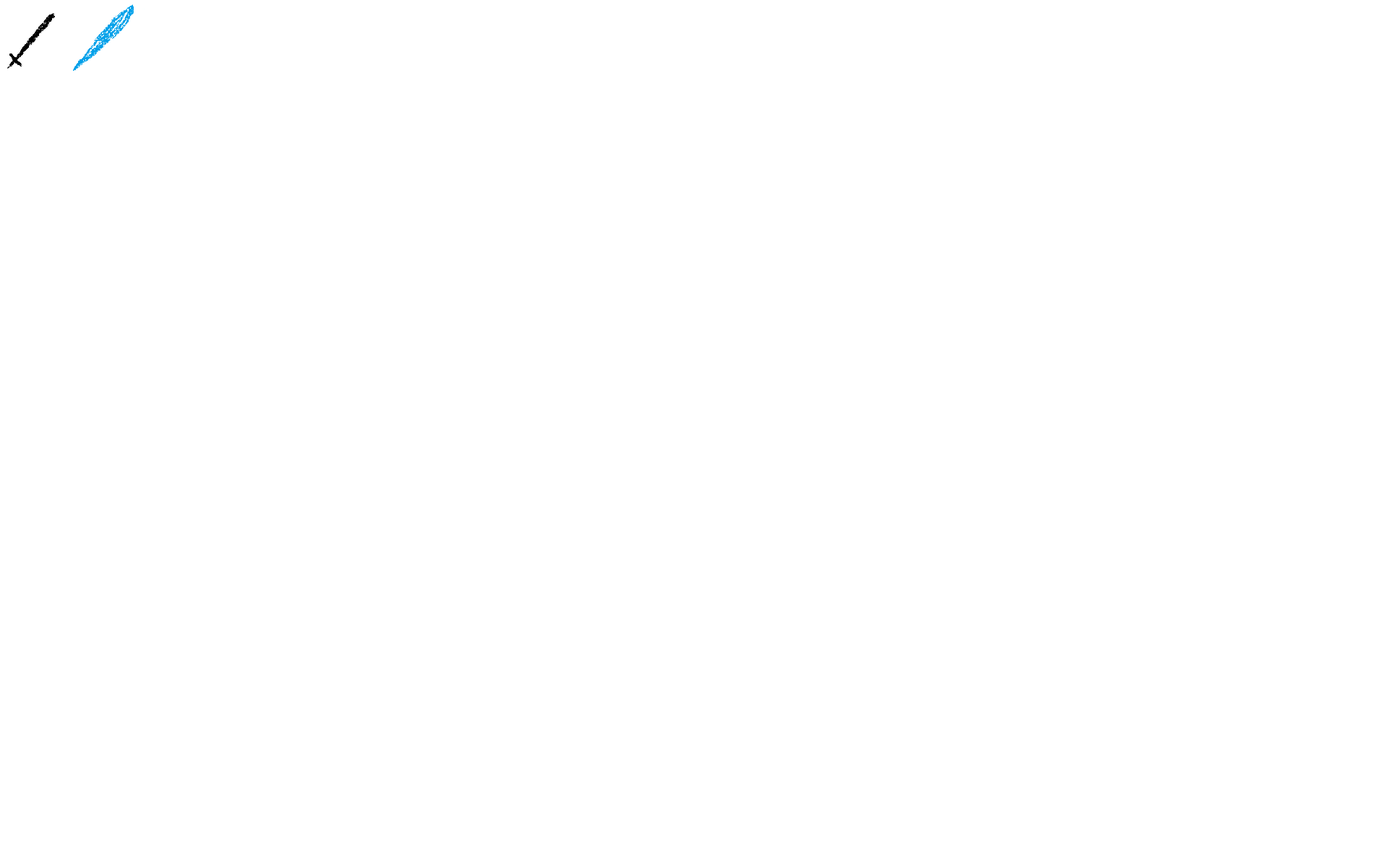
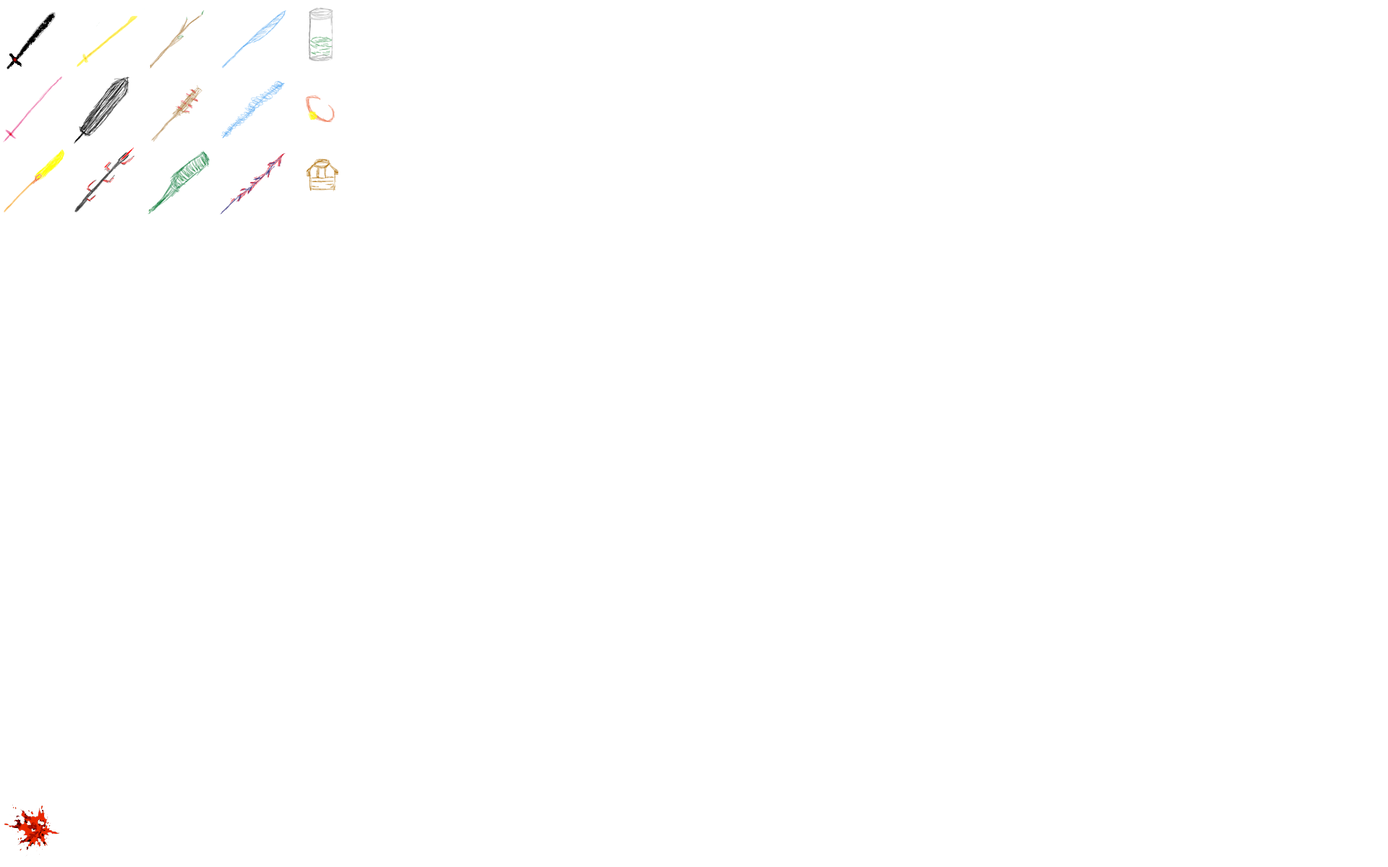
Layers edited between the first and the second 1388 x 867 image:
painted on "图层 1" over bbox(2, 4, 339, 858)
